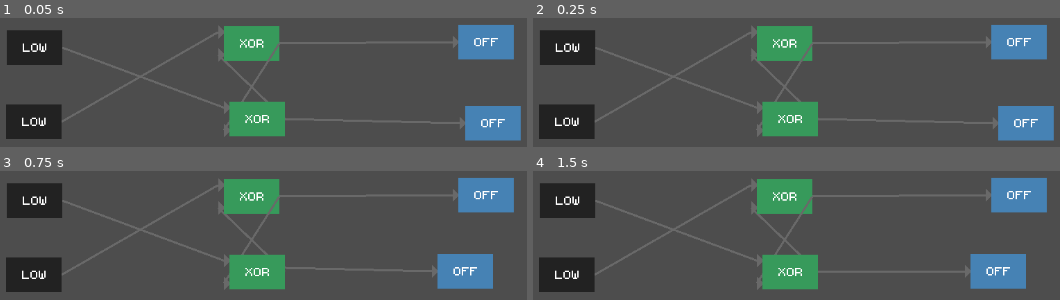
Above: before the commit, frames 1-4 (two rows, left to right).
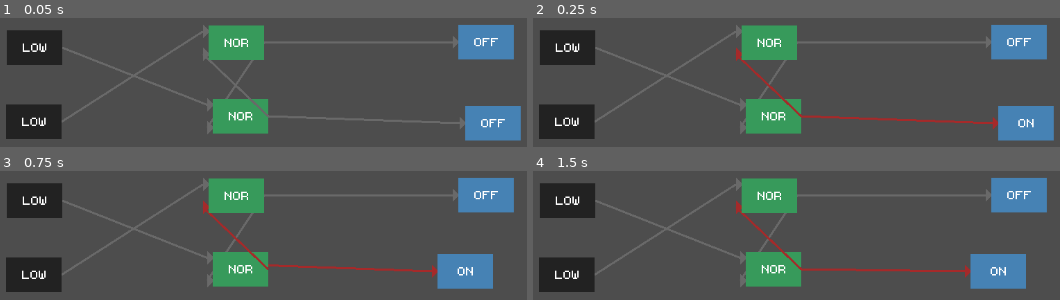
Above: after the commit, the same moments.

Repository: MrPuffyWuff/ants
Game: Godot game, scene res://main/main.tscn
Same seed, same stepped clock (60 frames per second), same inputs: the game is played once before the commit and once after it.
Inputs (mouse positions are in pixels of both pictures, inside the frame that each line leads up to):
- Up to frame 1 (0.05 s): no input
- Up to frame 2 (0.25 s): no input
- Up to frame 3 (0.75 s): tap Enter at 0.5 s; move the mouse to (495, 271) at 0.52 s; hold Right from 0.53 s (still down); tap Alt at 0.6 s; click (495, 271) at 0.67 s
- Up to frame 4 (1.5 s): release Right at 1.25 s; tap Space at 1.25 s; drag from (outside the picture) to (outside the picture) at 1.27 s

The runs differ from the first frame. In frame 1, 6.3% of the frame differs, in the area x 14-84%, y 5-92%; in frame 2, 7.2%, in the area x 14-96%, y 5-92%; in frame 3, 7.0%; in frame 4, 7.0%.

Commit message:
Added a randomized delay before the output to simulate real life

Diff:
--- a/logic-simulator/gates/and/and_gate.gd
+++ b/logic-simulator/gates/and/and_gate.gd
@@ -17,6 +17,7 @@
 	set_output()
 
 func set_output():
+	await get_tree().create_timer(randf_range(0.0, 0.2))
 	var in_1_val : int = input_1.output if input_1 != null else 0
 	var in_2_val : int = input_2.output if input_2 != null else 0
 	output = identity.truth_table[Vector2i(in_1_val, in_2_val)]
--- a/logic-simulator/gates/identity/identity_gate.gd
+++ b/logic-simulator/gates/identity/identity_gate.gd
@@ -17,6 +17,7 @@
 	set_output()
 
 func set_output():
+	await get_tree().create_timer(randf_range(0.0, 0.2))
 	var in_1_val : int = input_1.output if input_1 != null else 0
 	var in_2_val : int = input_2.output if input_2 != null else 0
 	output = identity.truth_table[Vector2i(in_1_val, in_2_val)]
--- a/logic-simulator/gates/nand/nand_gate.gd
+++ b/logic-simulator/gates/nand/nand_gate.gd
@@ -17,6 +17,7 @@
 	set_output()
 
 func set_output():
+	await get_tree().create_timer(randf_range(0.0, 0.2))
 	var in_1_val : int = input_1.output if input_1 != null else 0
 	var in_2_val : int = input_2.output if input_2 != null else 0
 	output = identity.truth_table[Vector2i(in_1_val, in_2_val)]
--- a/logic-simulator/gates/nor/nor_gate.gd
+++ b/logic-simulator/gates/nor/nor_gate.gd
@@ -17,6 +17,7 @@
 	set_output()
 
 func set_output():
+	await get_tree().create_timer(randf_range(0.0, 0.2))
 	var in_1_val : int = input_1.output if input_1 != null else 0
 	var in_2_val : int = input_2.output if input_2 != null else 0
 	output = identity.truth_table[Vector2i(in_1_val, in_2_val)]
--- a/logic-simulator/gates/not/not_gate.gd
+++ b/logic-simulator/gates/not/not_gate.gd
@@ -17,6 +17,7 @@
 	set_output()
 
 func set_output():
+	await get_tree().create_timer(randf_range(0.0, 0.2))
 	var in_1_val : int = input_1.output if input_1 != null else 0
 	var in_2_val : int = input_2.output if input_2 != null else 0
 	output = identity.truth_table[Vector2i(in_1_val, in_2_val)]
--- a/logic-simulator/gates/or/or_gate.gd
+++ b/logic-simulator/gates/or/or_gate.gd
@@ -17,6 +17,7 @@
 	set_output()
 
 func set_output():
+	await get_tree().create_timer(randf_range(0.0, 0.2))
 	var in_1_val : int = input_1.output if input_1 != null else 0
 	var in_2_val : int = input_2.output if input_2 != null else 0
 	output = identity.truth_table[Vector2i(in_1_val, in_2_val)]
--- a/logic-simulator/gates/power_syms/ground_node.gd
+++ b/logic-simulator/gates/power_syms/ground_node.gd
@@ -19,6 +19,7 @@
 	set_output()
 
 func set_output():
+	await get_tree().create_timer(randf_range(0.0, 0.2))
 	var in_1_val : int = input_1.output if input_1 != null else 0
 	var in_2_val : int = input_2.output if input_2 != null else 0
 	output = truth_table[Vector2i(in_1_val, in_2_val)]
--- a/logic-simulator/gates/power_syms/power_node.gd
+++ b/logic-simulator/gates/power_syms/power_node.gd
@@ -19,6 +19,7 @@
 	set_output()
 
 func set_output():
+	await get_tree().create_timer(randf_range(0.0, 0.2))
 	var in_1_val : int = input_1.output if input_1 != null else 0
 	var in_2_val : int = input_2.output if input_2 != null else 0
 	output = truth_table[Vector2i(in_1_val, in_2_val)]
--- a/logic-simulator/gates/xnor/xnor_gate.gd
+++ b/logic-simulator/gates/xnor/xnor_gate.gd
@@ -17,6 +17,7 @@
 	set_output()
 
 func set_output():
+	await get_tree().create_timer(randf_range(0.0, 0.2))
 	var in_1_val : int = input_1.output if input_1 != null else 0
 	var in_2_val : int = input_2.output if input_2 != null else 0
 	output = identity.truth_table[Vector2i(in_1_val, in_2_val)]
--- a/logic-simulator/gates/xor/xor_gate.gd
+++ b/logic-simulator/gates/xor/xor_gate.gd
@@ -17,6 +17,7 @@
 	set_output()
 
 func set_output():
+	await get_tree().create_timer(randf_range(0.0, 0.2))
 	var in_1_val : int = input_1.output if input_1 != null else 0
 	var in_2_val : int = input_2.output if input_2 != null else 0
 	output = identity.truth_table[Vector2i(in_1_val, in_2_val)]
--- a/logic-simulator/main/main.tscn
+++ b/logic-simulator/main/main.tscn
@@ -1,6 +1,6 @@
 [gd_scene format=3 uid="uid://b1reglyibb32m"]
 
-[ext_resource type="PackedScene" uid="uid://dmv414xe17y2g" path="res://gates/xor/xor_gate.tscn" id="2_3wy1v"]
+[ext_resource type="PackedScene" uid="uid://cjhqdwvigtynm" path="res://gates/nor/nor_gate.tscn" id="3_xwkvk"]
 [ext_resource type="PackedScene" uid="uid://c7dewjet6nfs5" path="res://gates/identity/identity_gate.tscn" id="5_3wy1v"]
 [ext_resource type="PackedScene" uid="uid://0geuj3te5rbl" path="res://gates/power_syms/ground_node.tscn" id="6_4dugh"]
 
@@ -14,18 +14,18 @@
 
 [node name="IdentityGate" parent="." unique_id=1447665301 node_paths=PackedStringArray("input_1") instance=ExtResource("5_3wy1v")]
 position = Vector2(859, 182)
-input_1 = NodePath("../XorGate2")
+input_1 = NodePath("../NorGate")
 
 [node name="IdentityGate2" parent="." unique_id=1559262783 node_paths=PackedStringArray("input_1") instance=ExtResource("5_3wy1v")]
 position = Vector2(869, 299)
-input_1 = NodePath("../XorGate")
+input_1 = NodePath("../NorGate2")
 
-[node name="XorGate2" parent="." unique_id=219960486 node_paths=PackedStringArray("input_1", "input_2") instance=ExtResource("2_3wy1v")]
-position = Vector2(521, 184)
+[node name="NorGate2" parent="." unique_id=1070431749 node_paths=PackedStringArray("input_1", "input_2") instance=ExtResource("3_xwkvk")]
+position = Vector2(505, 289)
+input_1 = NodePath("../GroundNode5")
+input_2 = NodePath("../NorGate")
+
+[node name="NorGate" parent="." unique_id=827729467 node_paths=PackedStringArray("input_1", "input_2") instance=ExtResource("3_xwkvk")]
+position = Vector2(499, 183)
 input_1 = NodePath("../GroundNode4")
-input_2 = NodePath("../XorGate")
-
-[node name="XorGate" parent="." unique_id=1774603264 node_paths=PackedStringArray("input_1", "input_2") instance=ExtResource("2_3wy1v")]
-position = Vector2(529, 293)
-input_1 = NodePath("../GroundNode5")
-input_2 = NodePath("../XorGate2")
+input_2 = NodePath("../NorGate2")
